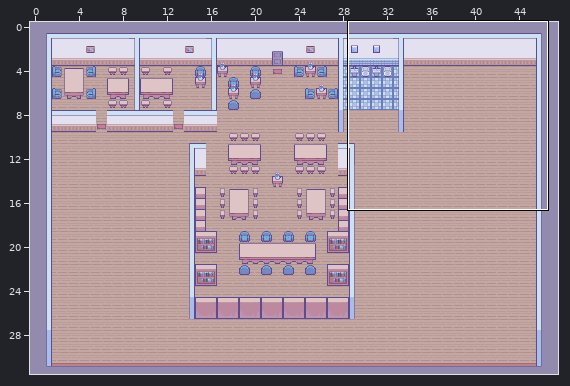
One commit to this Tiled map (JSON): assets/maps/lobby.tmj. Above: a wide view before the commit, with the close-up outlined.
Close-up. Before the edit:
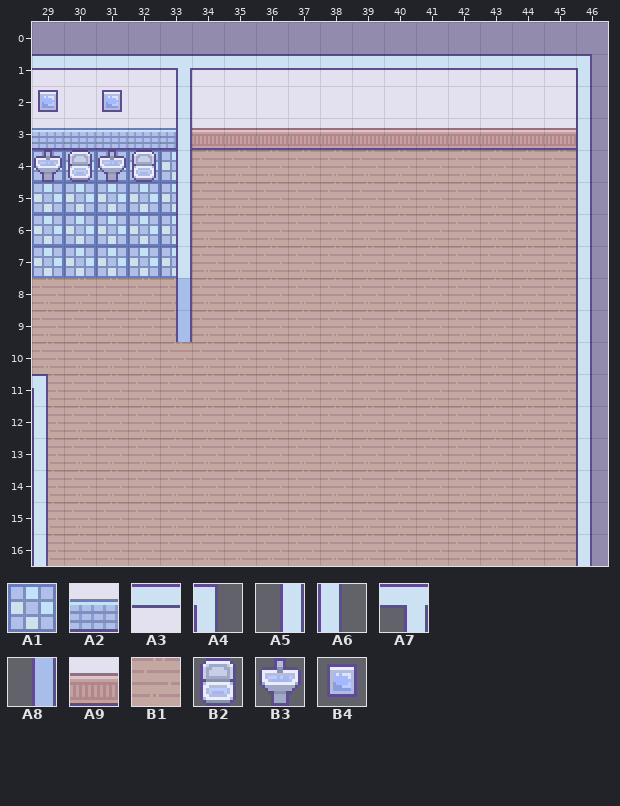
Cells are 16x16 px. Shown: x 29..46, y 0..16. The commit also changed other parts of the map, which this record leaves out. Tiles whose own drawing changed are shown in their newer look in all pictures.
Key: from "basic": A1 1, A2 2, A3 13, A4 14, A5 24, A6 26, A7 27, A8 36, A9 37, B1 49, B2 57, B3 69, B4 70.
__ is an empty cell, ## one hidden under a higher layer.
Layers that did not change in this view are not listed.
Layer "ground" before, first column x 32:
 3 A2 A2 A9 A9 A9 A9 A9 A9 A9 A9 A9 A9 A9 A9 A6
 4 A1 A1 B1 B1 B1 B1 B1 B1 B1 B1 B1 B1 B1 B1 A6
 5 A1 A1 B1 B1 B1 B1 B1 B1 B1 B1 B1 B1 B1 B1 A6
 6 A1 A1 B1 B1 B1 B1 B1 B1 B1 B1 B1 B1 B1 B1 A6
 7 A1 A1 B1 B1 B1 B1 B1 B1 B1 B1 B1 B1 B1 B1 A6
 8 B1 B1 B1 B1 B1 B1 B1 B1 B1 B1 B1 B1 B1 B1 A6
 9 B1 B1 B1 B1 B1 B1 B1 B1 B1 B1 B1 B1 B1 B1 A6
10 B1 B1 B1 B1 B1 B1 B1 B1 B1 B1 B1 B1 B1 B1 A6
11 B1 B1 B1 B1 B1 B1 B1 B1 B1 B1 B1 B1 B1 B1 A6
12 B1 B1 B1 B1 B1 B1 B1 B1 B1 B1 B1 B1 B1 B1 A6
13 B1 B1 B1 B1 B1 B1 B1 B1 B1 B1 B1 B1 B1 B1 A6
14 B1 B1 B1 B1 B1 B1 B1 B1 B1 B1 B1 B1 B1 B1 A6
15 B1 B1 B1 B1 B1 B1 B1 B1 B1 B1 B1 B1 B1 B1 A6
Layer "furniture" before, first column x 29:
 0 __ __ __ __ __ __ __ __ __ __ __ __ __ __ __ __ __ __
 1 __ __ __ __ A7 __ __ __ __ __ __ __ __ __ __ __ __ __
 2 B4 __ B4 __ A5 __ __ __ __ __ __ __ __ __ __ __ __ __
 3 __ __ __ __ A5 __ __ __ __ __ __ __ __ __ __ __ __ __
 4 B3 B2 B3 B2 A5 __ __ __ __ __ __ __ __ __ __ __ __ __
 5 __ __ __ __ A5 __ __ __ __ __ __ __ __ __ __ __ __ __
 6 __ __ __ __ A5 __ __ __ __ __ __ __ __ __ __ __ __ __
 7 __ __ __ __ A5 __ __ __ __ __ __ __ __ __ __ __ __ __
 8 __ __ __ __ A8 __ __ __ __ __ __ __ __ __ __ __ __ __
 9 __ __ __ __ A8 __ __ __ __ __ __ __ __ __ __ __ __ __
10 __ __ __ __ __ __ __ __ __ __ __ __ __ __ __ __ __ __
11 A4 __ __ __ __ __ __ __ __ __ __ __ __ __ __ __ __ __
12 A6 __ __ __ __ __ __ __ __ __ __ __ __ __ __ __ __ __
13 A6 __ __ __ __ __ __ __ __ __ __ __ __ __ __ __ __ __
14 A6 __ __ __ __ __ __ __ __ __ __ __ __ __ __ __ __ __
15 A6 __ __ __ __ __ __ __ __ __ __ __ __ __ __ __ __ __
16 A6 __ __ __ __ __ __ __ __ __ __ __ __ __ __ __ __ __
After the commit:
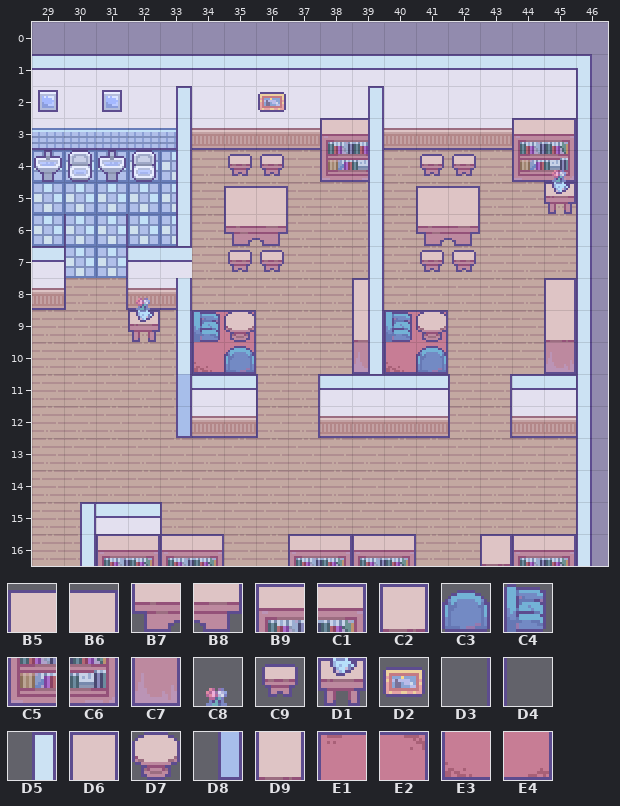
Further tiles: from "basic": B5 3, B6 5, B7 15, B8 17, B9 31, C1 32, C2 33, C3 41, C4 42, C5 43, C6 44, C7 45, C8 51, C9 54, D1 63, D2 65, D3 72, D4 74, D5 84, D6 86, D7 87, D8 96, D9 98, E1 108, E2 110, E3 132, E4 134.
Tiles of an added or newly shown layer are drawn over the layers below it.
Change:
Changed rows in their new state; .. is an unchanged cell.
Layer "ground":
first column x 34:
 9 E1 E2 .. .. .. .. E1 E2
10 E3 E4 .. .. .. .. E3 E4
Layer "furniture":
first column x 29:
 1 .. .. .. .. __ .. .. .. .. .. .. .. .. .. .. .. ..
 2 .. .. .. .. D5 .. .. D2 .. .. .. .. .. .. .. .. ..
 3 .. .. .. .. .. .. .. .. .. B9 C1 .. .. .. .. B9 C1
 4 .. .. .. .. .. .. C9 C9 .. C5 C6 .. C9 C9 .. C5 C6
 5 .. .. .. .. .. .. B5 B6 .. .. .. .. B5 B6 .. .. ..
 6 .. D4 D3 .. .. .. B7 B8 .. .. .. .. B7 B8 .. .. ..
 7 .. D4 D3 .. ## .. C9 C9 .. .. .. .. C9 C9 .. .. ..
 8 A9 D4 D3 A9 A9 .. .. .. .. .. D6 .. .. .. .. .. D6
 9 .. .. .. D1 __ C4 D7 .. .. .. D9 C4 D7 .. .. .. D9
10 .. .. .. .. .. .. .. .. .. .. C7 .. .. .. .. .. C7
11 __ .. .. .. .. .. .. .. .. .. .. .. .. .. .. .. ..
12 __ .. .. .. .. .. .. .. .. .. .. .. .. .. .. .. ..
13 __ .. .. .. .. .. .. .. .. .. .. .. .. .. .. .. ..
14 __ .. .. .. .. .. .. .. .. .. .. .. .. .. .. .. ..
15 __ D5 A3 A3 .. .. .. .. .. .. .. .. .. .. .. .. ..
16 __ A5 .. .. .. .. .. .. .. .. .. .. .. .. .. .. ..
Layer "Tile Layer 6" (added):
first column x 32:
 4 .. .. .. .. .. .. .. .. .. .. .. .. .. C8
 5 .. .. .. .. .. .. .. .. .. .. .. .. .. D1
 8 C8 .. .. .. .. .. .. .. .. .. .. .. .. ..
first column x 31:
15 .. .. D4
16 B9 C1 ..
Layer "y-sort":
first column x 29:
10 .. .. .. .. .. .. C3 .. .. .. .. .. C3
11 __ .. .. .. .. .. .. .. .. .. .. .. ..
12 __ .. .. .. .. .. .. .. .. .. .. .. ..
first column x 33:
16 B9 C1 .. .. B9 C1 B9 C1 .. .. C2 B9 C1
Layer "top":
first column x 29:
 2 .. .. .. .. .. .. .. .. .. .. D5 .. .. .. .. .. ..
 3 .. .. .. .. .. .. .. .. .. .. A5 .. .. .. .. .. ..
 4 .. .. .. .. .. .. .. .. .. .. A5 .. .. .. .. .. ..
 5 .. .. .. .. .. .. .. .. .. .. A5 .. .. .. .. .. ..
 6 .. .. .. .. .. .. .. .. .. .. A5 .. .. .. .. .. ..
 7 A3 .. .. A3 A3 .. .. .. .. .. A5 .. .. .. .. .. ..
 8 .. .. .. .. A5 .. .. .. .. .. A5 .. .. .. .. .. ..
 9 .. .. .. .. A5 .. .. .. .. .. A5 .. .. .. .. .. ..
10 .. .. .. .. A5 .. .. .. .. .. A5 .. .. .. .. .. ..
11 .. .. .. .. A8 A3 A3 D4 D3 A3 A3 A3 A3 D4 D3 A3 A3
12 .. .. .. .. D8 A9 A9 D4 D3 A9 A9 A9 A9 D4 D3 A9 A9
Changed places in both close-ups, as pixel boxes (x1, y1, x2, y2):
changed: (32, 68, 576, 566)
